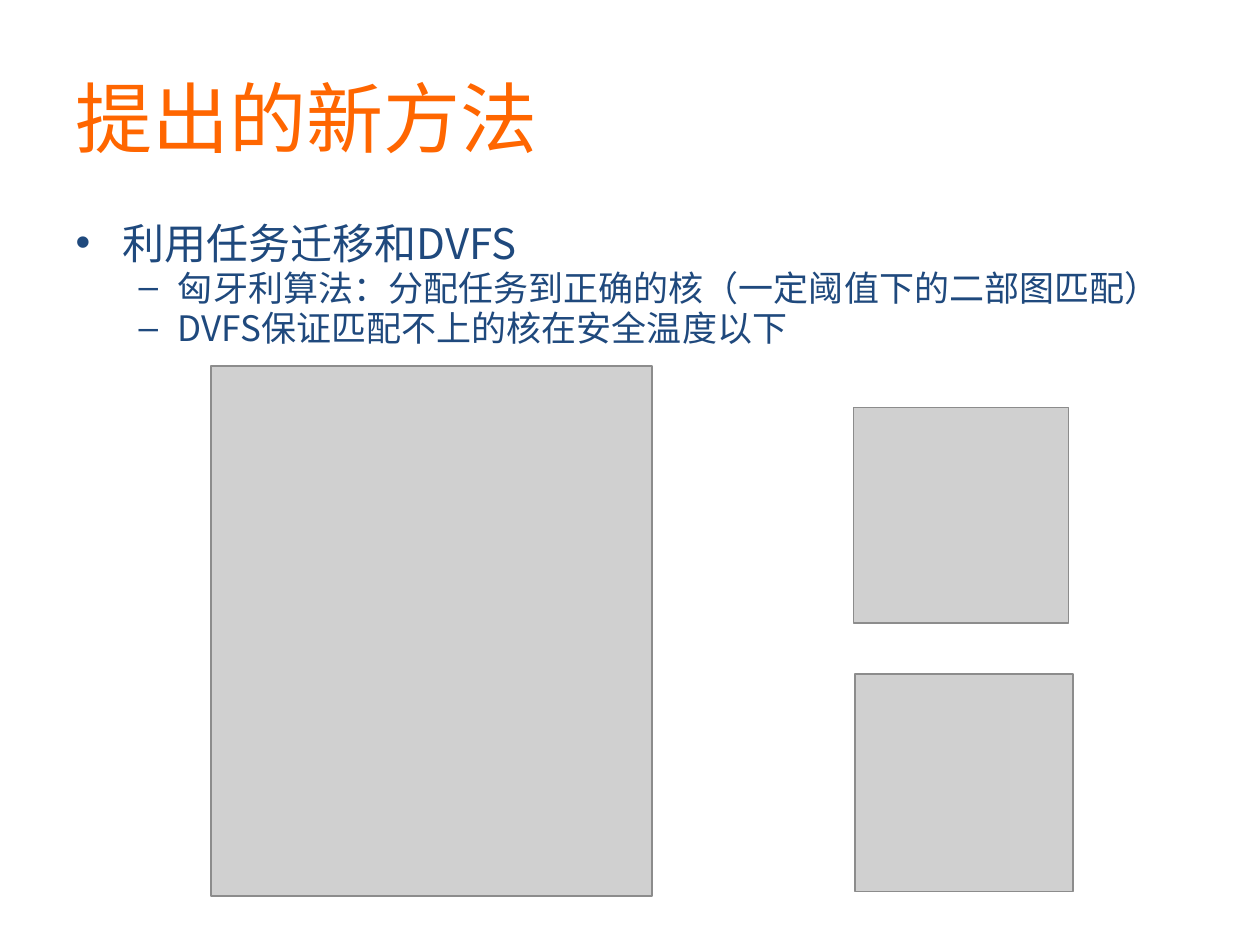
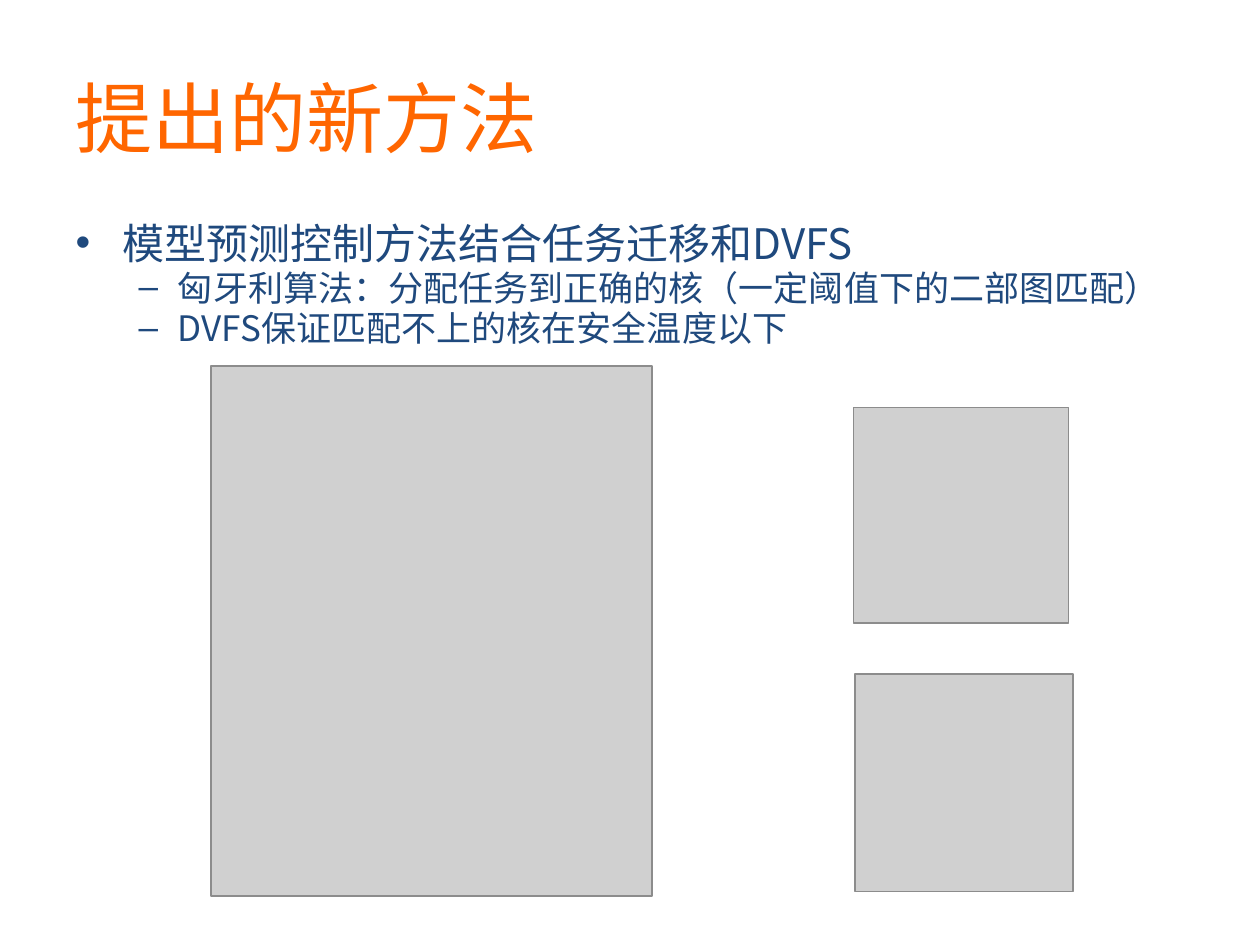
Before and after one commit to martian9/xin-yuan-houqin, a slide deck: slide 7 of ppt/majian.pptx. Drawn at 1260x945 pixels with LibreOffice and Linux fonts; fonts in the diff are those of the drawing; grey boxes stand for pictures. Boxes give left, top, right and bottom in pixels: in the first picture for what was removed or moved away, otherwise in the second. Text is boxed around its words. In the diff, an @@ line names an element or a change of style, - is before the commit and + after.

Commit message:
mod ppt

```diff
--- a/ppt/majian.pptx
+++ b/ppt/majian.pptx
@@ text at <box>123,223,853,263</box>: text changed @@
-• 利用任务迁移和DVFS
+• 模型预测控制方法结合任务迁移和DVFS
```
